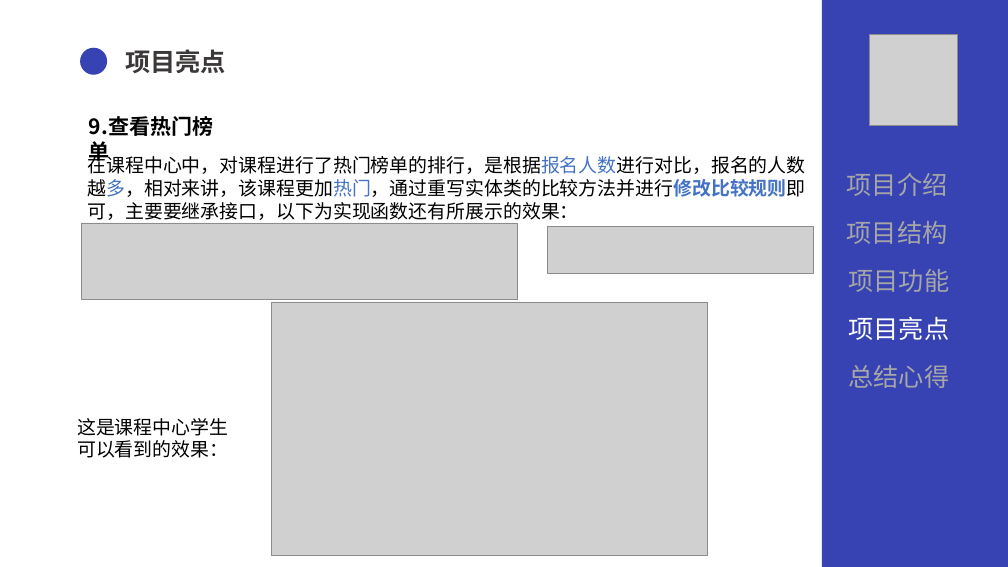
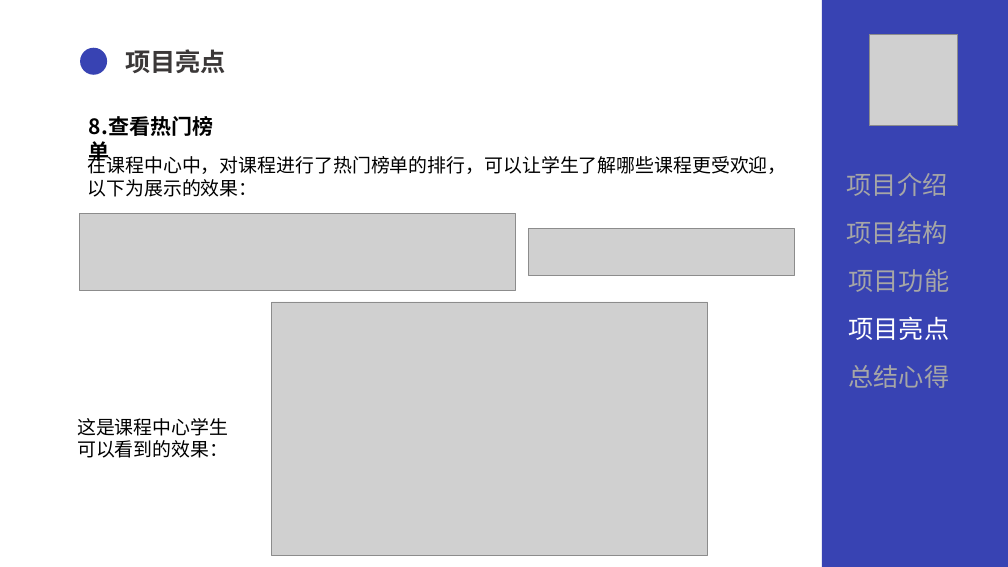
Before and after one commit to SUYYYUS/QGfinal, a slide deck: slide 21 of 文档/QG汇报陈术裕.pptx (slide 27 before the commit). Drawn at 1008x567 pixels with LibreOffice and Linux fonts; fonts in the diff are those of the drawing; grey boxes stand for pictures. Boxes give left, top, right and bottom in pixels: in the first picture for what was removed or moved away, otherwise in the second. Text is boxed around its words. In the diff, an @@ line names an element or a change of style, - is before the commit and + after.

Commit message:
修改ppt

```diff
--- a/文档/QG汇报陈术裕.pptx
+++ b/文档/QG汇报陈术裕.pptx
@@ text at [89,116,213,164]: text changed @@
-9.查看热门榜单
+8.查看热门榜单
@@ text at [88,153,787,197]: text changed @@
-在课程中心中，对课程进行了热门榜单的排行，是根据报名人数进行对比，报名的人数
-越多，相对来讲，该课程更加热门，通过重写实体类的比较方法并进行修改比较规则即
-可，主要要继承接口，以下为实现函数还有所展示的效果：
+在课程中心中，对课程进行了热门榜单的排行，可以让学生了解哪些课程更受欢迎，
+以下为展示的效果：
@@ picture: place and size @@
-picture at [82,223,517,299]
+picture at [80,213,516,290]
@@ picture: place and size @@
-picture at [547,227,814,274]
+picture at [529,228,795,275]
```
Also in this commit, not shown: 6 other slides changed, 7 slides removed.
